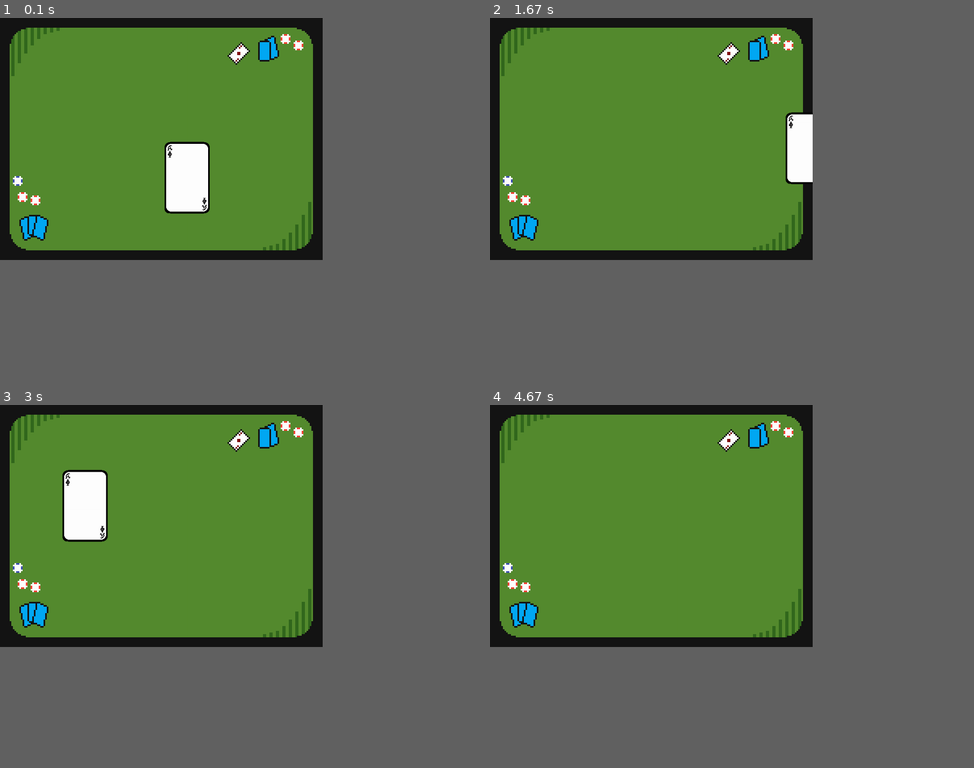
Above: before the commit, frames 1-4 (two rows, left to right).
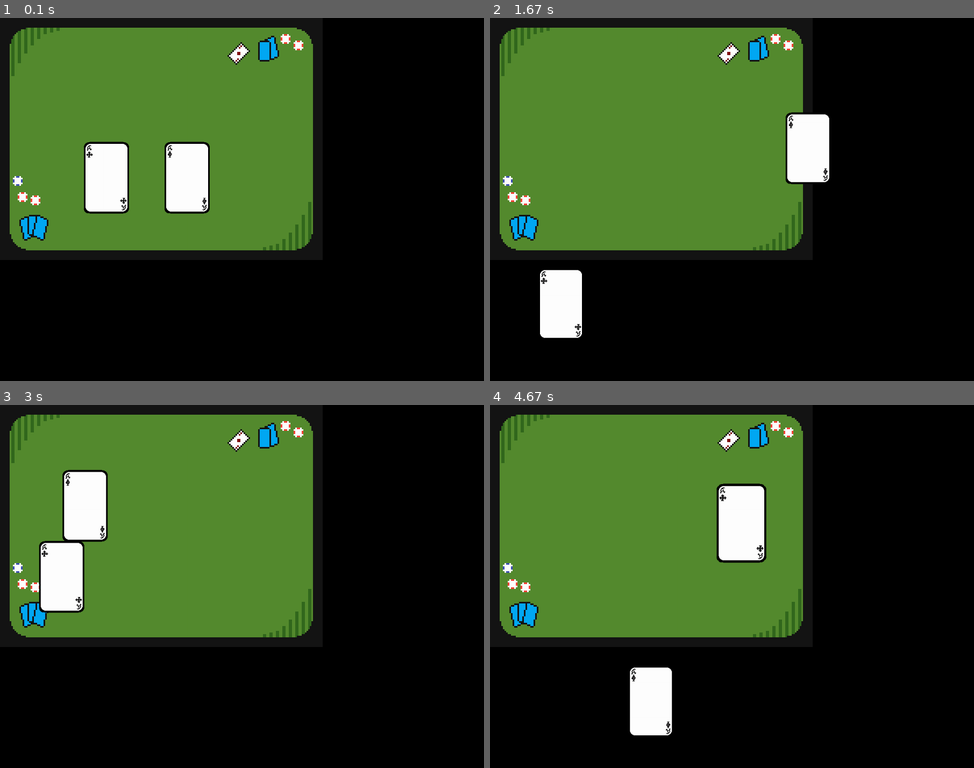
Above: after the commit, the same moments.

Repository: etooley77/pygame-card-game-engine
Game: pygame game, started from main.py
Two runs of this game, one before a commit and one after it. Both use one fixed random seed, a clock stepped at 60 frames per second and the inputs below.
Inputs (mouse positions are in pixels of both pictures, inside the frame that each line leads up to):
- Up to frame 1 (0.1 s): no input
- Up to frame 2 (1.67 s): press the mouse at (678, 177) at 0.37 s; move the mouse to (693, 137) at 0.47 s; release the mouse at (712, 101) at 0.6 s; press the mouse at (596, 177) at 0.7 s; move the mouse to (577, 239) at 0.8 s; release the mouse at (562, 304) at 0.93 s; press the mouse at (712, 101) at 1.03 s; move the mouse to (761, 123) at 1.13 s; release the mouse at (809, 148) at 1.27 s; press the mouse at (596, 177) at 1.37 s; move the mouse to (659, 253) at 1.47 s; release the mouse at (722, 330) at 1.6 s
- Up to frame 3 (3 s): press the mouse at (72, 691) at 1.7 s; move the mouse to (67, 633) at 1.8 s; release the mouse at (62, 575) at 1.93 s; press the mouse at (72, 691) at 2.03 s; move the mouse to (222, 702) at 2.13 s; release the mouse at (377, 717) at 2.27 s; press the mouse at (319, 535) at 2.37 s; move the mouse to (203, 521) at 2.47 s; release the mouse at (87, 506) at 2.6 s; press the mouse at (319, 535) at 2.7 s; move the mouse to (304, 535) at 2.8 s; release the mouse at (290, 535) at 2.93 s
- Up to frame 4 (4.67 s): press the mouse at (552, 575) at 3.03 s; move the mouse to (567, 582) at 3.13 s; release the mouse at (586, 590) at 3.27 s; press the mouse at (577, 506) at 3.37 s; move the mouse to (611, 604) at 3.47 s; release the mouse at (649, 702) at 3.6 s; press the mouse at (577, 506) at 3.7 s; move the mouse to (683, 571) at 3.8 s; release the mouse at (790, 637) at 3.93 s; press the mouse at (586, 590) at 4.53 s; move the mouse to (741, 521) at 4.63 s
In our replay, the window is 600x450 before the commit and 900x675 after it. These sizes can differ from the game's own. Grey fills any space a smaller window leaves; there, only what the larger window draws over its background counts as a difference.

The runs differ from the first frame. In frame 1, 1.8% of the frame differs, in the area x 17-27%, y 34-54%; in frame 2, 2.2%; in frame 3, 1.9%; in frame 4, 3.9%, in the area x 28-58%, y 21-92%.

Commit message:
render actively dragged card in front of all other cards

Diff:
--- a/engine/cards/card.py
+++ b/engine/cards/card.py
@@ -12,6 +12,8 @@
 		self.pos = pos
 		self.rect = self.image.get_rect(topleft=pos)
 
+		self.is_active = False
+
 	def update(self, input_context):
 		mouse_pos = input_context.mouse_pos
 		hovered = self.rect.collidepoint(mouse_pos)
@@ -23,6 +25,7 @@
 		# Start dragging
 		if hovered and input_context.mouse_pressed:
 			self.start_drag(mouse_pos, self.pos)
+			self.is_active = True
 
 		# Change position via dragging
 		if self.dragging and input_context.mouse_down:
@@ -31,12 +34,15 @@
 		# Stop dragging
 		if self.dragging and input_context.mouse_released:
 			self.stop_drag()
+			self.is_active = False
 
 		# Stop scaling the image
 		if not hovered:
 			self.scale_image = False
 
 		self.rect.topleft = self.pos
+
+		return hovered
 
 	def render(self, surface):
 		if self.scale_image:
--- a/game/game.py
+++ b/game/game.py
@@ -1,10 +1,11 @@
 from pygame.image import load
+from pygame.transform import scale_by
 
 from engine.cards.card import Card
 
 class Game:
 	def __init__(self):
-		self.window_size = (800, 600)
+		self.window_size = (1200, 900)
 		self.title = "Test Game"
 
 		self.background = None
@@ -15,16 +16,25 @@
 
 		self.background = load("game/assets/menu.png").convert_alpha()
 
+		# State (temporary)
+		self.asset_manager.load_default_cards()
+
 		# temp
 		aos = Card(self.asset_manager.get("ace_of_spades"), (400, 300))
 		self.cards.append(aos)
+
+		aoc = Card(self.asset_manager.get("ace_of_clubs"), (200, 300))
+		self.cards.append(aoc)
 
 	def update(self, dt, event_context):
 		# if (len(event_context.events) > 0):
 		# 	print(event_context.events)
 
 		for card in self.cards:
-			card.update(event_context)
+			is_hovered = card.update(event_context)
+
+			if card.is_active:
+				self.cards.append(self.cards.pop(self.cards.index(card)))
 
 	def render(self, surface):
 		if self.background:
